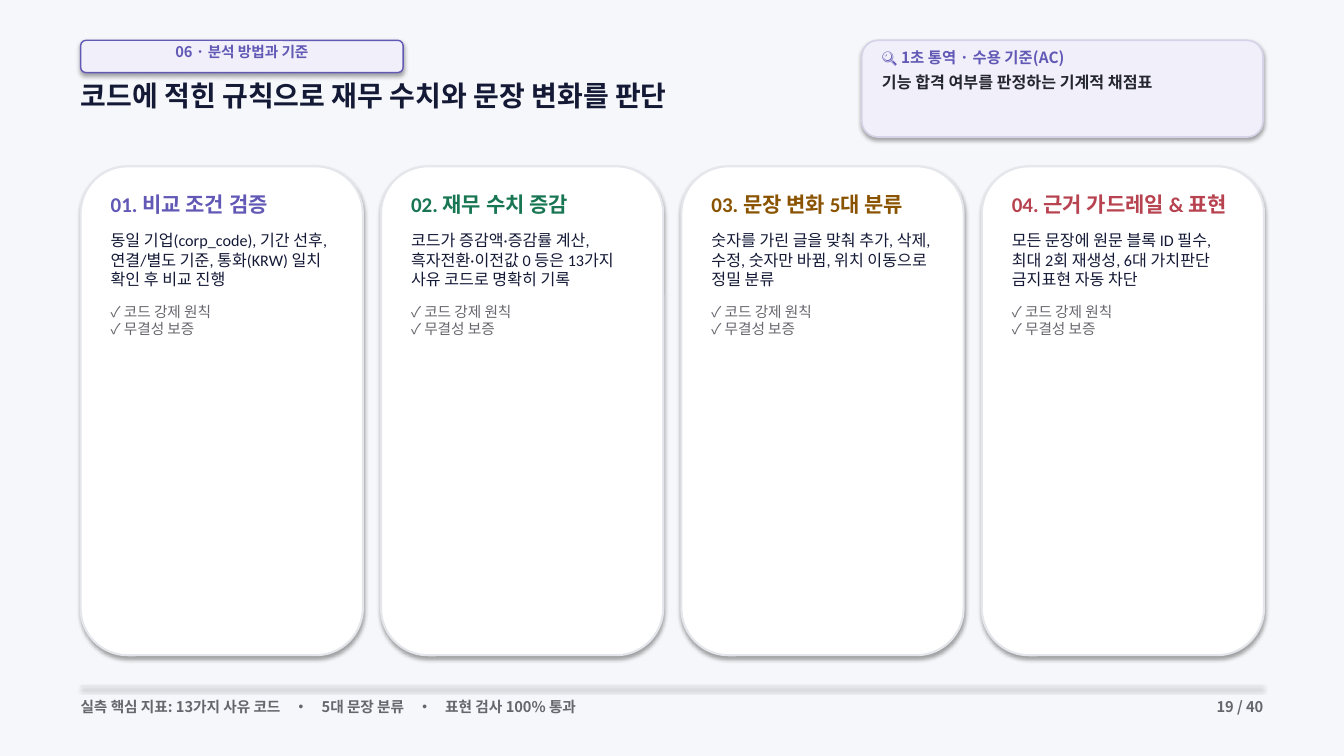
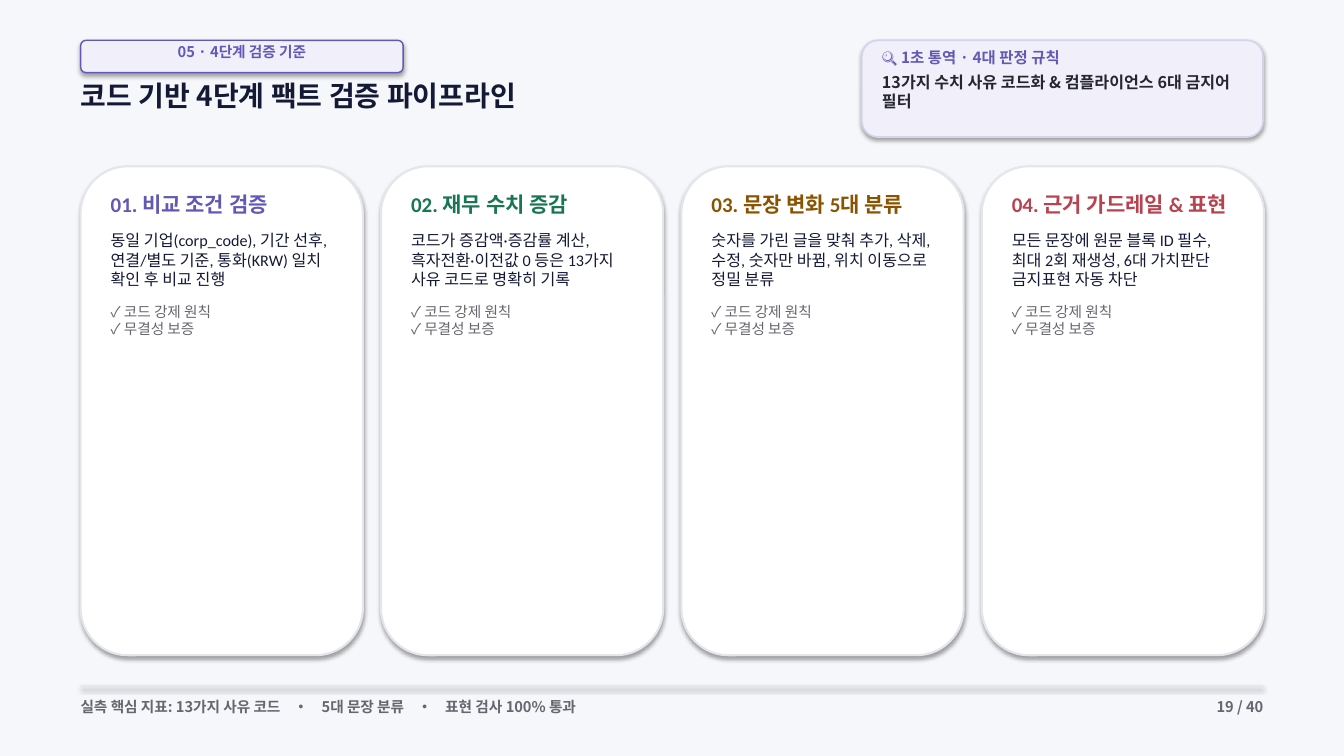
Before and after one commit to ShinhanDSProject/dart-insight, a slide deck: slide 19 of docs/DART_Insight_Presentation.pptx. Drawn at 1344x756 pixels with LibreOffice and Linux fonts; fonts in the diff are those of the drawing. Boxes give left, top, right and bottom in pixels: in the first picture for what was removed or moved away, otherwise in the second. Text is boxed around its words. In the diff, an @@ line names an element or a change of style, - is before the commit and + after.

Commit message:
fix: 흰색 텍스트 고대비 가독성 개선 및 4단계 팩트 검증 파이프라인으로 슬림화

```diff
--- a/docs/DART_Insight_Presentation.pptx
+++ b/docs/DART_Insight_Presentation.pptx
@@ text at (x1=178, y1=44, x2=306, y2=59): text changed @@
-06 · 분석 방법과 기준
+05 · 4단계 검증 기준
@@ text at (x1=882, y1=50, x2=1230, y2=109): text changed @@
-🔍 1초 통역 · 수용 기준(AC)
-기능 합격 여부를 판정하는 기계적 채점표
+🔍 1초 통역 · 4대 판정 규칙
+13가지 수치 사유 코드화 & 컴플라이언스 6대 금지어 필터
@@ text at (x1=81, y1=82, x2=516, y2=109): text changed @@
-코드에 적힌 규칙으로 재무 수치와 문장 변화를 판단
+코드 기반 4단계 팩트 검증 파이프라인
```
Also in this commit, not shown: 4 other files.
